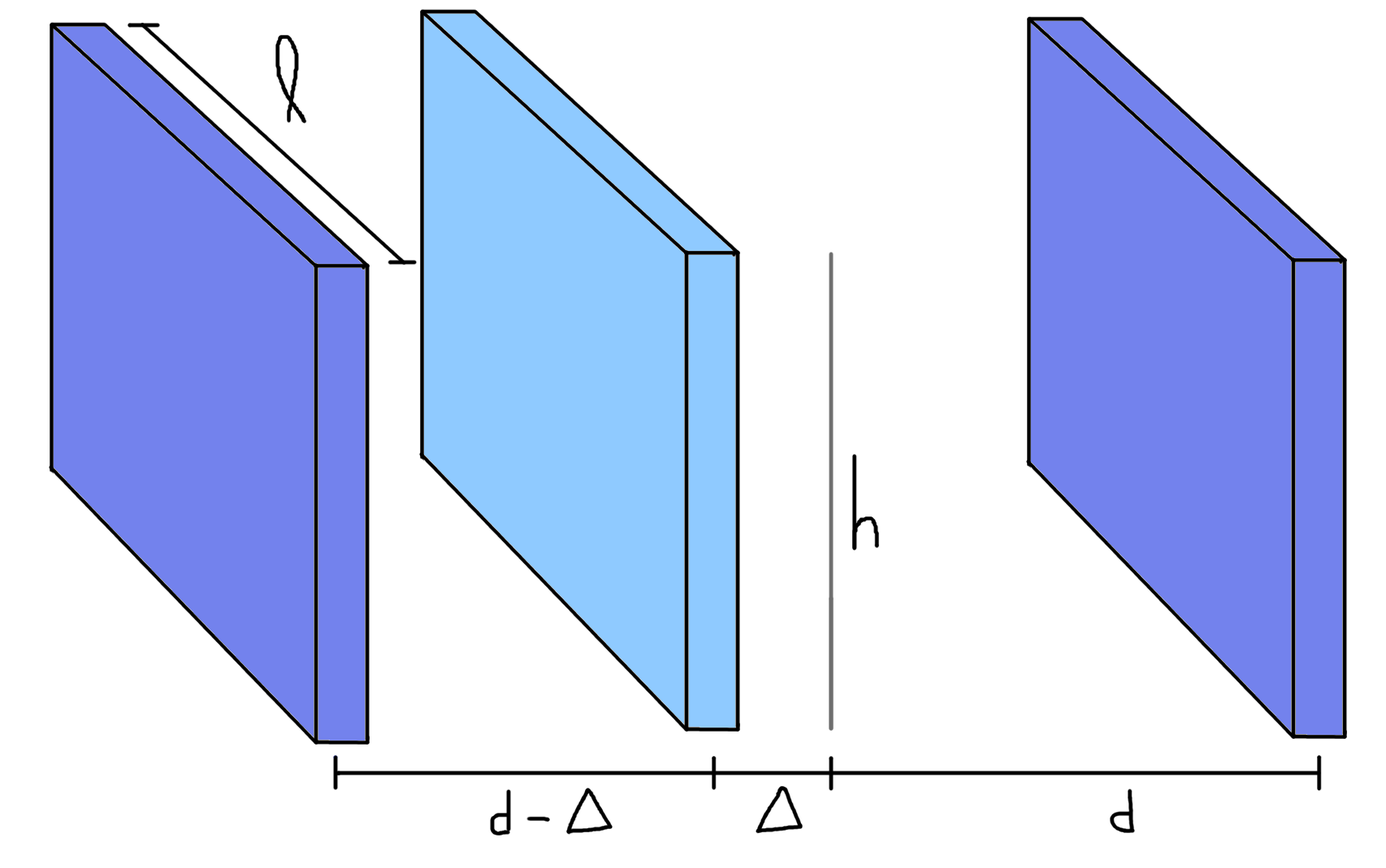
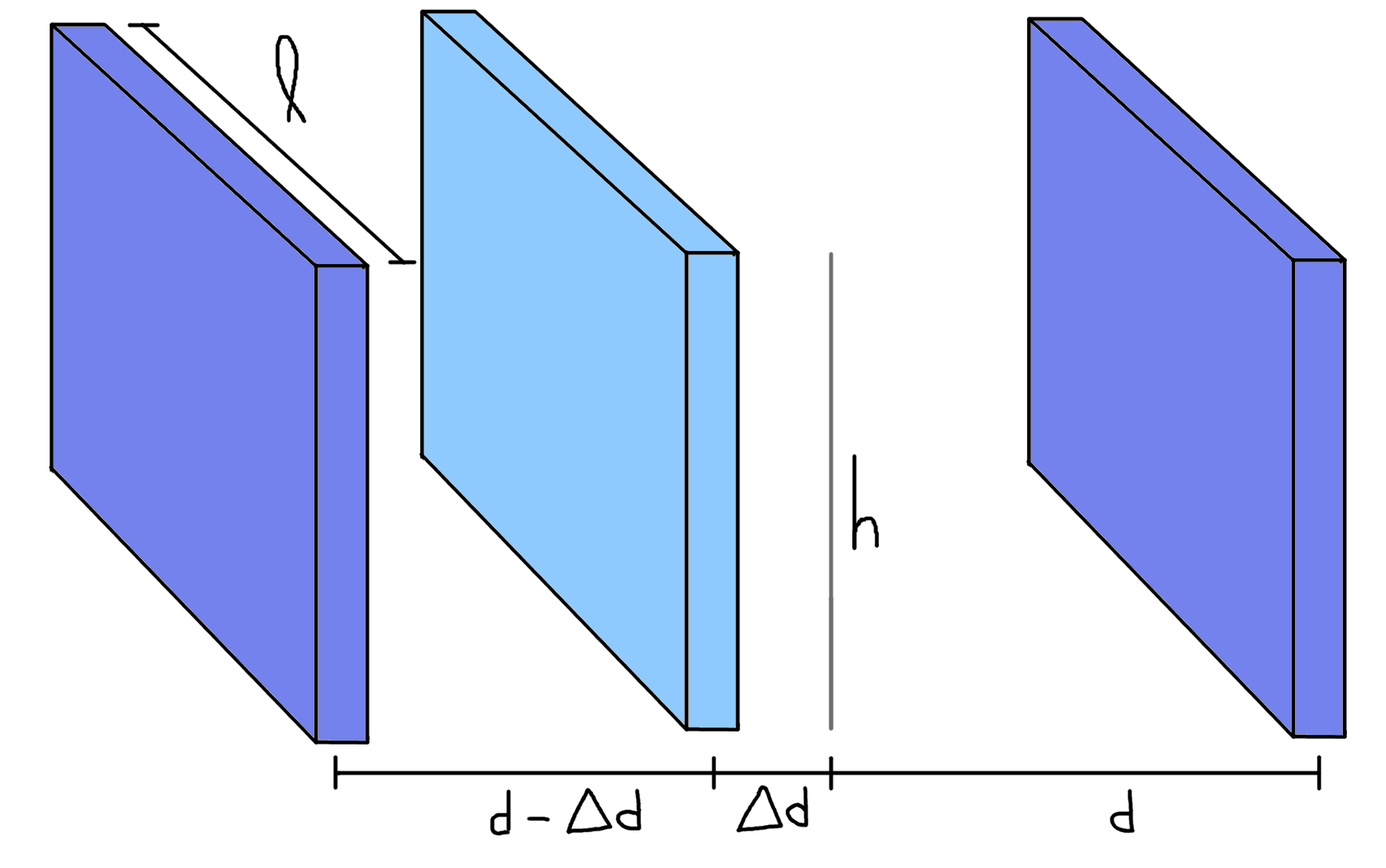
Two versions of the same layered image (1386 x 868). Layer-by-layer changes:
added layer "axes #1" above "axes" over 785, 785, 809, 828
added layer "axes" above "123123 #2" over 615, 788, 642, 831
added layer "123123 #2" above "123123 #1" over 735, 785, 784, 834
painted on "123123 #1" over 755, 786, 803, 835
